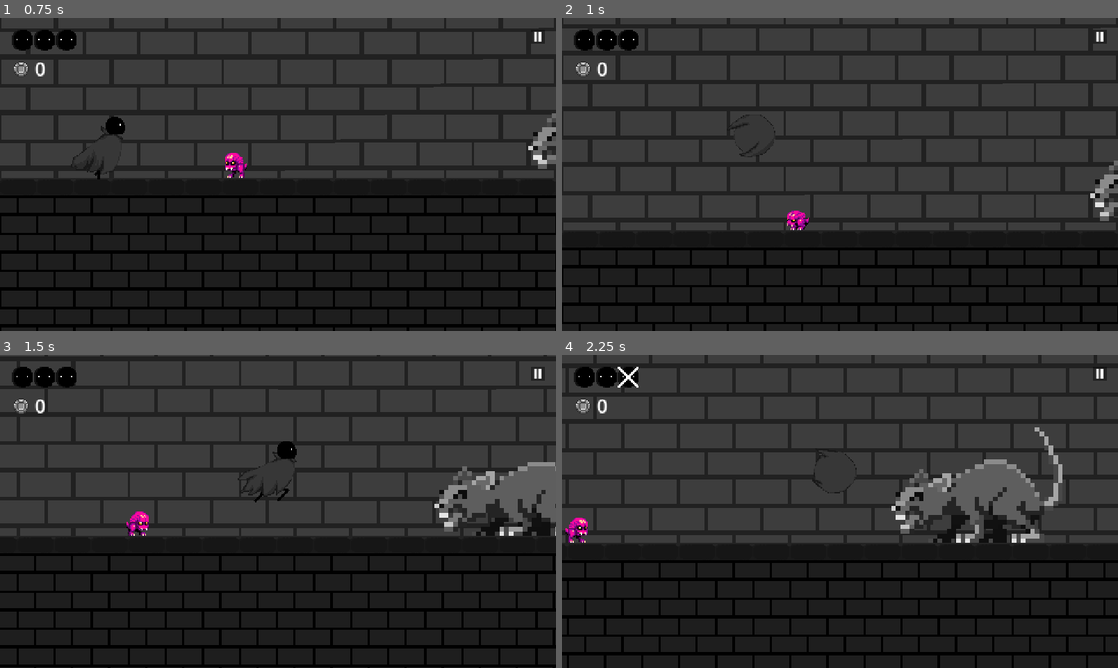
Above: before the commit, frames 1-4 (two rows, left to right).
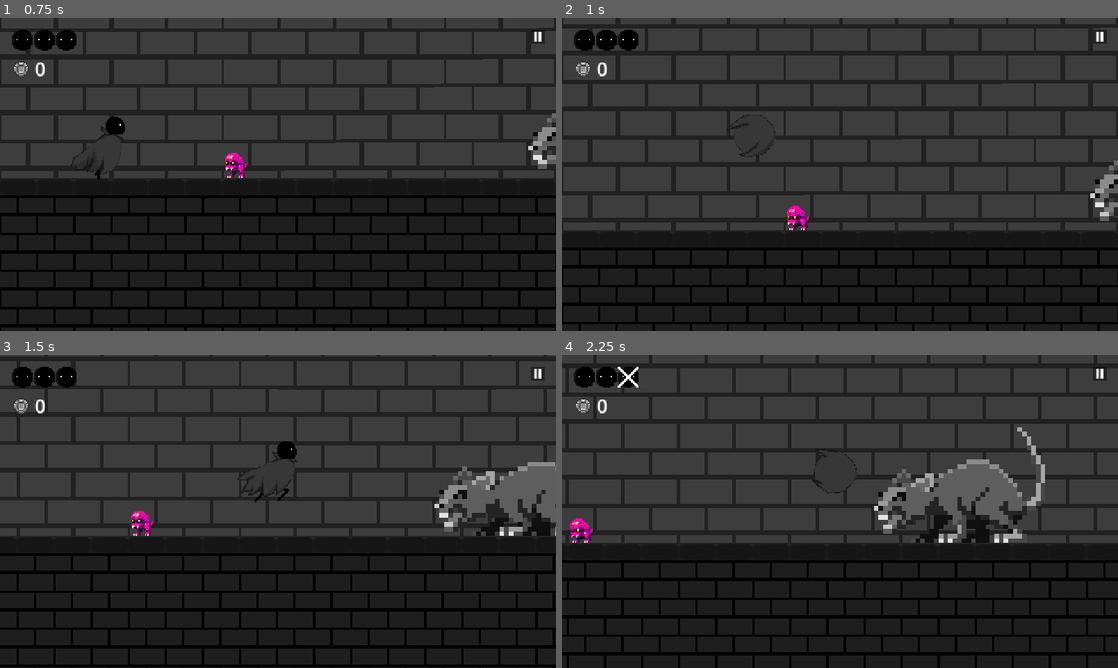
Above: after the commit, the same moments.

Repository: lasupremo/gutters_end
Game: Godot game, scene res://levels/test_levels/test_level.tscn
The game is run twice, just before and just after one commit, with the same random seed, the same clock (stepped at 60 frames per second) and the same inputs. This scene is started directly instead of the project's main scene.
Inputs:
- Up to frame 1 (0.75 s): hold D (move_right) from 0.53 s (still down); tap C (crouch) at 0.6 s
- Up to frame 2 (1 s): keep holding D (move_right); tap Space (jump) at 0.77 s
- Up to frame 3 (1.5 s): keep holding D (move_right); tap S (force_fall) at 1.35 s
- Up to frame 4 (2.25 s): tap Space (jump) at 1.52 s; release D (move_right) at 2.03 s; hold A (move_left) from 2.03 s (still down); hold W (look_up) from 2.03 s (still down)

Frame 1 is identical in both runs. In frame 2, 0.2% of the frame differs, in the area x 40-45%, y 60-68%; in frame 3, 0.2%; in frame 4, 4.6%, in the area x 0-90%, y 23-60%.

Commit message:
Fixed player and enemy collisions

Diff:
--- a/enemies/crab/enemy_crab.gd
+++ b/enemies/crab/enemy_crab.gd
@@ -25,6 +25,7 @@
 func _ready():
 	$Hurtbox.set_deferred("monitoring", true)
 	$Hurtbox.set_deferred("monitorable", true)
+	print("Enemy Hurtbox Active?", $Hurtbox.monitoring, "| Monitorable?", $Hurtbox.monitorable)
 
 	if patrol_points != null:
 		number_of_points = patrol_points.get_children().size()
--- a/player/player.gd
+++ b/player/player.gd
@@ -10,11 +10,11 @@
 
 
 func _ready():
-	# Ensure the Hurtbox is enabled at runtime
-	$Hurtbox.set_deferred("monitoring", true)
-	$Hurtbox.set_deferred("monitorable", true)
+	# Temporarily remove the player's collision from the enemy's mask
+	set_collision_layer_value(2, false)
+	set_collision_mask_value(3, false)
 
-	print("Player Ready: Hurtbox Monitoring?", $Hurtbox.monitoring, "| Monitorable?", $Hurtbox.monitorable)
+	print("Testing: Player no longer blocks the enemy, but still collides with ground.")
 
 
 func player_death():
--- a/player/player_states/idle_state.gd
+++ b/player/player_states/idle_state.gd
@@ -47,16 +47,14 @@
 func enter():
 	animated_sprite_2d.play("idle")
 
-	# Ensure the player's collision and hurtbox are enabled
-	var collision_shape = character_body_2d.get_node("CollisionShape2D")
-	collision_shape.disabled = false
-
+	# Ensure the player's Hurtbox is enabled
 	var hurtbox = character_body_2d.get_node("Hurtbox")
 	hurtbox.monitoring = true
 	hurtbox.monitorable = true
+	hurtbox.set_deferred("monitoring", true)
+	hurtbox.set_deferred("monitorable", true)
 
-	# Force re-add the CollisionShape2D to the physics engine
-	collision_shape.reparent(character_body_2d)
+	print("Idle State: Hurtbox Active?", hurtbox.monitoring, "| Monitorable?", hurtbox.monitorable)
 
 
 func exit():
